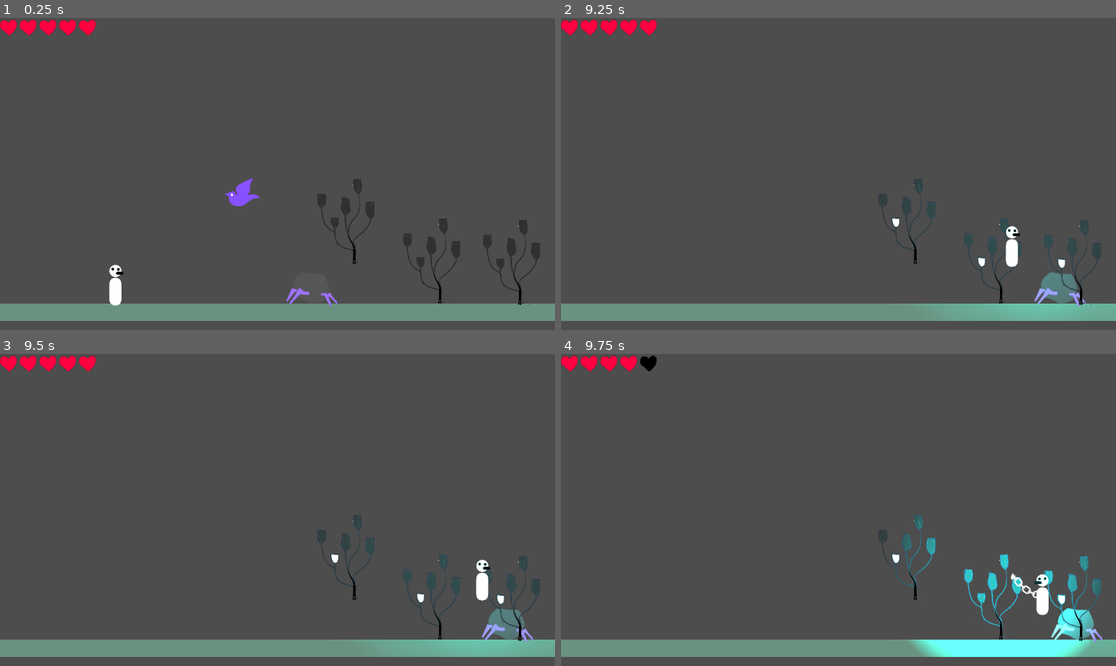
Above: before the commit, frames 1-4 (two rows, left to right).
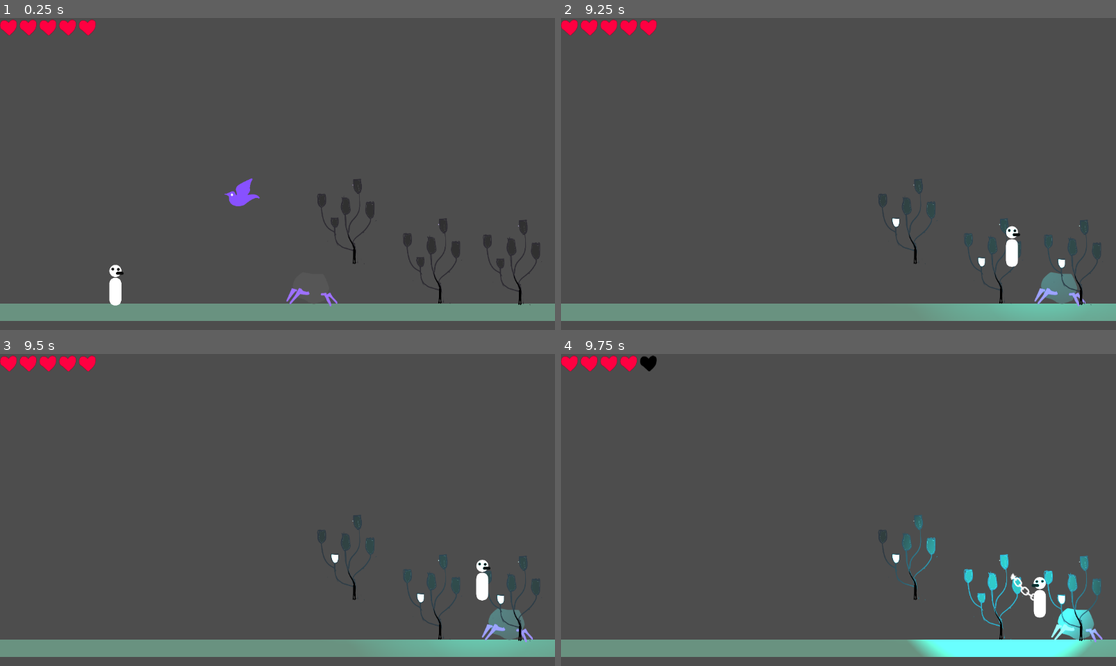
Above: after the commit, the same moments.

Repository: albverse/qimela
Game: Godot game, scene res://scene/MainTest.tscn
Two runs of this game, one before a commit and one after it. Both use one fixed random seed, a clock stepped at 60 frames per second and the inputs below.
Inputs (mouse positions are in pixels of both pictures, inside the frame that each line leads up to):
- Up to frame 1 (0.25 s): no input
- Up to frame 2 (9.25 s): tap Enter at 0.5 s; move the mouse to (960, 158) at 0.52 s; hold D (move_right) 0.53-2.03 s; tap Space every 1.5 s from 0.6 to 8.1 s; click (960, 158) at 0.67 s; tap W (jump) at 0.77, 1.52, 3.02, 3.77, 4.52, 6.02, 6.77, 7.52, 9.02 s; move the mouse to (727, 189) at 1.27 s; tap X every 1.5 s from 1.35 to 8.85 s; move the mouse to (894, 105) at 2.02 s; hold A (move_left) 2.03-2.78 s; move the mouse to (810, 236) at 2.77 s; hold D (move_right) 2.78-4.28 s; click (810, 236) at 2.92 s; move the mouse to (1005, 220) at 3.52 s; move the mouse to (672, 127) at 4.27 s; hold A (move_left) 4.28-5.03 s; move the mouse to (866, 174) at 5.02 s; hold D (move_right) 5.03-5.78 s; click (866, 174) at 5.17 s; move the mouse to (755, 96) at 5.77 s; hold A (move_left) 5.78-7.28 s; move the mouse to (960, 158) at 6.52 s; move the mouse to (727, 189) at 7.27 s; hold D (move_right) from 7.28 s (still down); click (727, 189) at 7.42 s; move the mouse to (894, 105) at 8.02 s; move the mouse to (810, 236) at 8.77 s
- Up to frame 3 (9.5 s): keep holding D (move_right)
- Up to frame 4 (9.75 s): move the mouse to (1005, 556) at 9.52 s; release D (move_right) at 9.53 s; hold A (move_left) from 9.53 s (still down); tap Space at 9.6 s; click (1005, 556) at 9.67 s

Frames 1-3 are identical in both runs. In frame 4, 0.3% of the frame differs, in the area x 81-88%, y 70-85%.

Commit message:
Separate knockback air time from hit stun

Diff:
--- a/scene/components/player_health.gd
+++ b/scene/components/player_health.gd
@@ -6,6 +6,7 @@
 
 # 击退：短时间锁定水平输入并强推（你已确认）
 @export var hit_stun_time: float = 0.2
+@export var knockback_air_time: float = 0.25
 @export var knockback_distance: float = 110.0
 @export var knockback_arc_height: float = 40.0
 
@@ -18,6 +19,7 @@
 var _player: Player
 var _inv_t: float = 0.0
 var _kb_t: float = 0.0
+var _kb_fly_t: float = 0.0
 var _kb_dir_x: float = 0.0
 var _kb_vel: Vector2 = Vector2.ZERO
 var _kb_gravity: float = 0.0
@@ -57,12 +59,14 @@
 
 	if _kb_t > 0.0:
 		_kb_t -= dt
+	if _kb_fly_t > 0.0:
+		_kb_fly_t -= dt
 		if _player != null:
-			# 命中后击退：轨迹为抛物线，位移不随 hit_stun_time 变化
+			# 命中后击退：轨迹为抛物线，飞行时间与僵直时间分离
 			_player.velocity.x = _kb_vel.x
 			_player.velocity.y = _kb_vel.y
 			_kb_vel.y += _kb_gravity * dt
-		if _kb_t <= 0.0:
+		if _kb_fly_t <= 0.0:
 			_kb_dir_x = 0.0
 			_kb_vel = Vector2.ZERO
 			_kb_gravity = 0.0
@@ -89,11 +93,17 @@
 		if is_zero_approx(_kb_dir_x):
 			_kb_dir_x = -float(_player.facing)  # 极端重合时给个合理方向
 		_kb_t = hit_stun_time
-		var safe_time := maxf(hit_stun_time, 0.0001)
-		var horizontal_speed := knockback_distance / safe_time
-		var up_speed := (4.0 * knockback_arc_height) / safe_time
-		_kb_vel = Vector2(_kb_dir_x * horizontal_speed, -up_speed)
-		_kb_gravity = (8.0 * knockback_arc_height) / (safe_time * safe_time)
+		var fly_time := maxf(knockback_air_time, 0.0)
+		_kb_fly_t = fly_time
+		if fly_time > 0.0:
+			var safe_time := maxf(fly_time, 0.0001)
+			var horizontal_speed := knockback_distance / safe_time
+			var up_speed := (4.0 * knockback_arc_height) / safe_time
+			_kb_vel = Vector2(_kb_dir_x * horizontal_speed, -up_speed)
+			_kb_gravity = (8.0 * knockback_arc_height) / (safe_time * safe_time)
+		else:
+			_kb_vel = Vector2.ZERO
+			_kb_gravity = 0.0
 
 	_sync_ui_instant()
 
